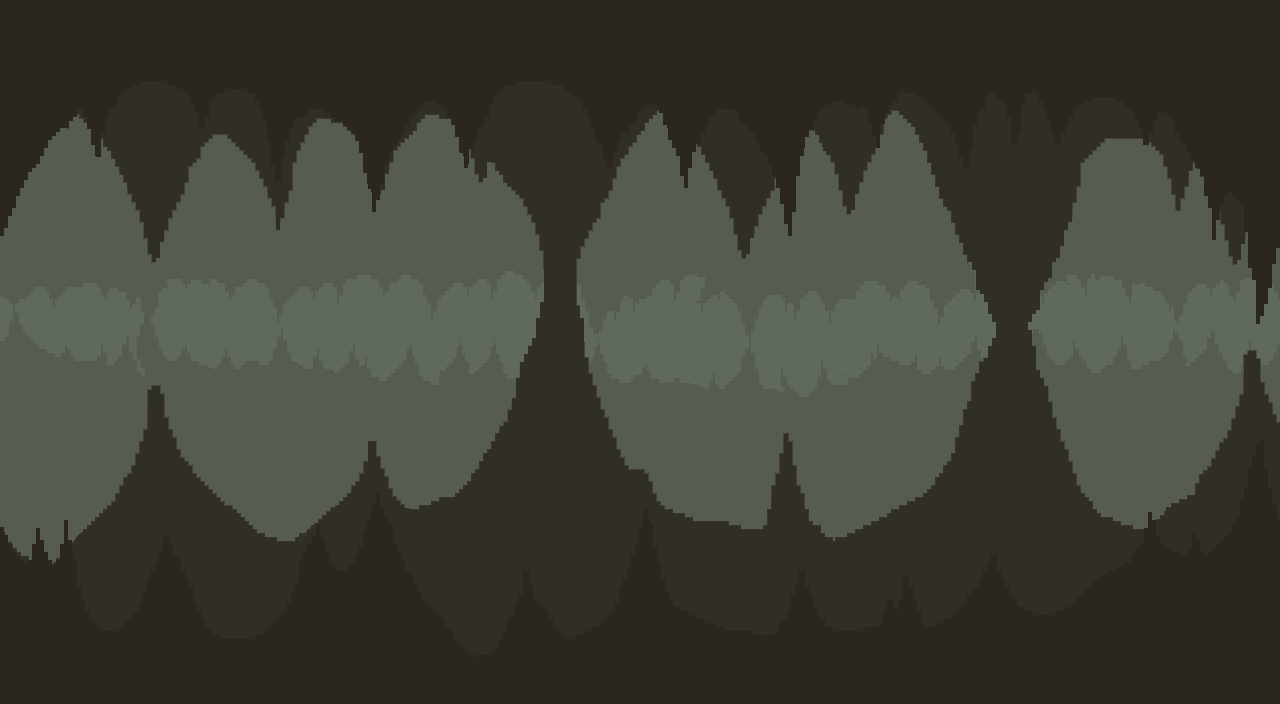
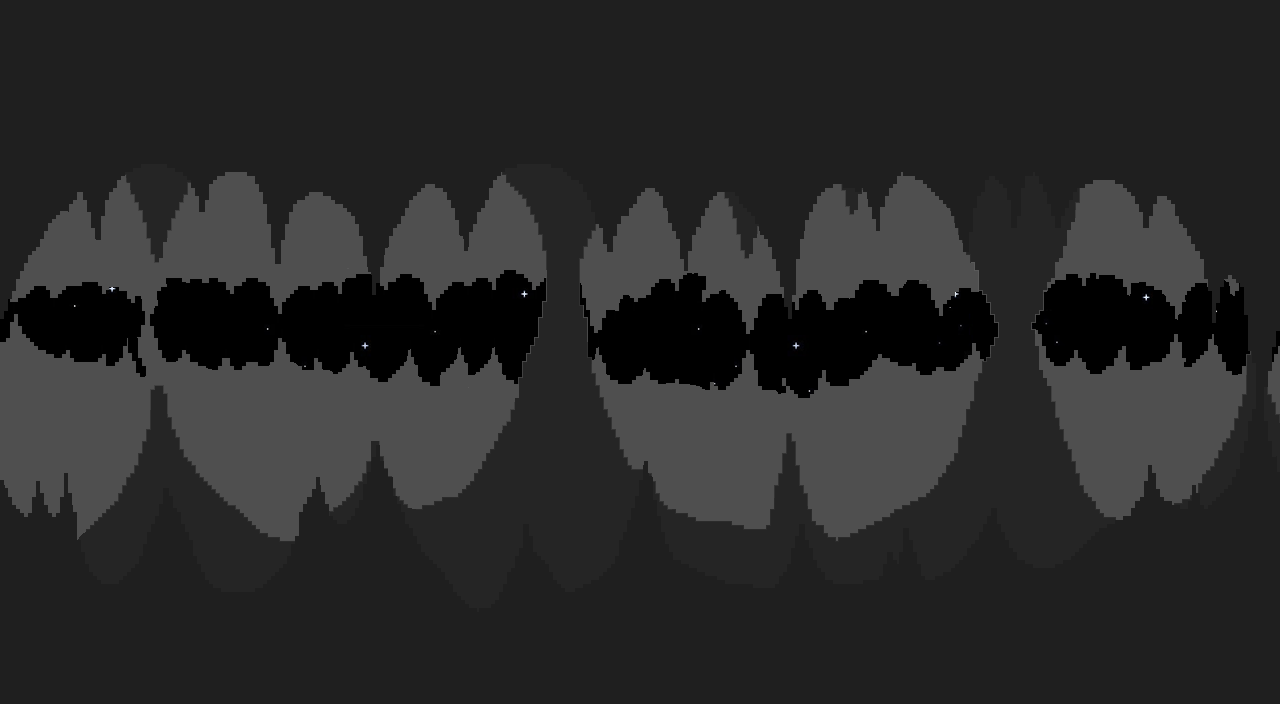
Before/after of a w=1280, h=704 layered artwork. What changed in the layer stack:
added layer "Top Layer" (1st of 2) above "Middle Layer" over (0, 0, 1280, 704)
added layer "Middle Layer" (1st of 2) above "Last Layer" over (0, 0, 1280, 704)
added layer "Last Layer" (1st of 2) above "Background" over (0, 0, 1280, 704)
added layer "Background" above "Top Layer" over (0, 0, 1280, 704)
hid "Layer 3", painted on it over (0, 0, 1280, 704)
hid "Layer 14" over (0, 0, 1280, 704)
hid "Layer 32" over (0, 0, 1280, 704)
hid "Layer 2" over (0, 0, 1280, 704)
